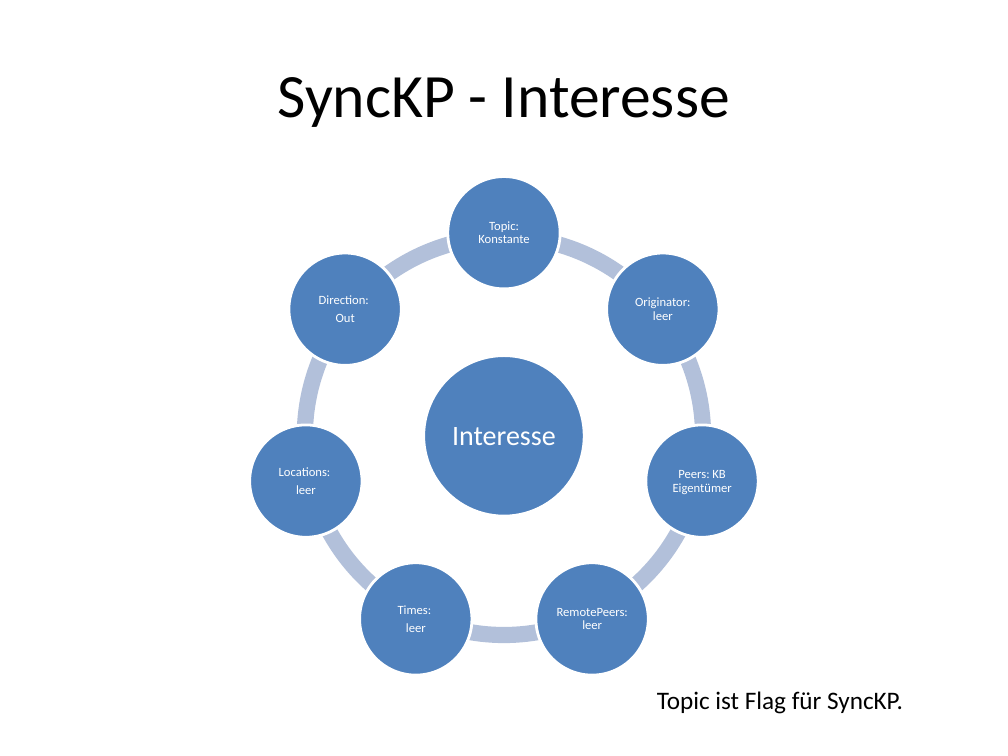
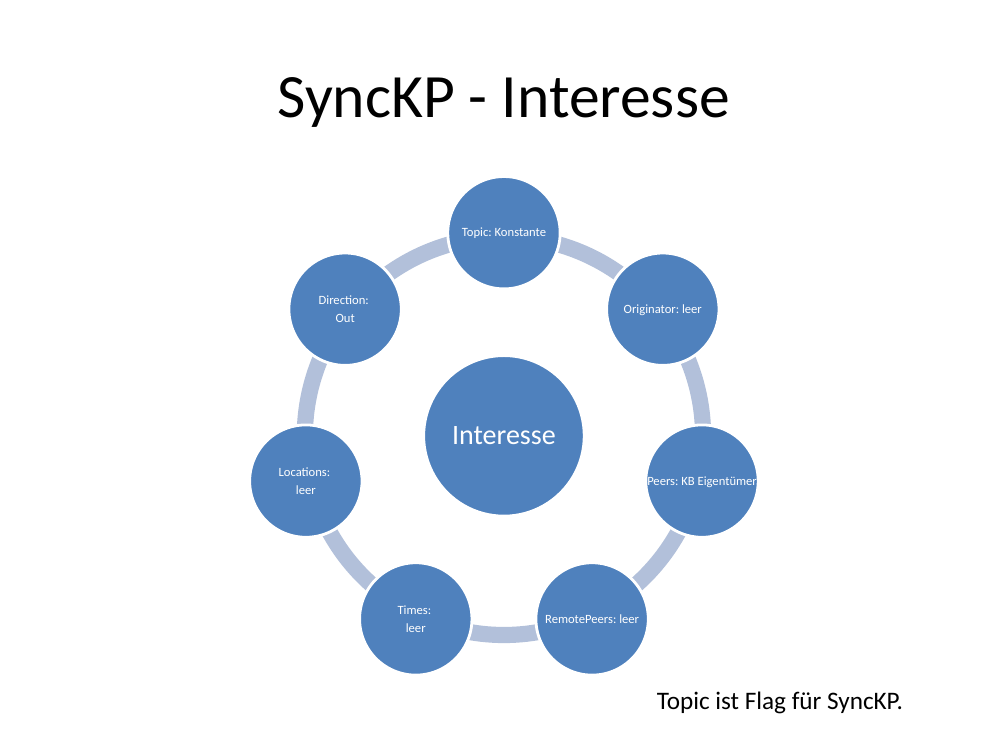
Before and after one commit to NitrosRazril/masterthesis, a slide deck: slide 10 of Text/Master.pptx (slide 6 before the commit). Drawn at 1008x756 pixels with LibreOffice and Linux fonts; fonts in the diff are those of the drawing. Boxes give left, top, right and bottom in pixels: in the first picture for what was removed or moved away, otherwise in the second. Text is boxed around its words. In the diff, an @@ line names an element or a change of style, - is before the commit and + after.

```diff
--- a/Text/Master.pptx
+++ b/Text/Master.pptx
@@ text "Topic: Konstante" rewrapped from <box>478,221,529,243</box> to <box>462,227,546,238</box> @@
@@ text "Originator: leer" rewrapped from <box>635,297,690,320</box> to <box>624,304,702,315</box> @@
@@ text "Peers: KB Eigentümer" rewrapped from <box>673,470,732,494</box> to <box>647,474,757,488</box> @@
@@ text "RemotePeers: leer" rewrapped from <box>557,608,628,629</box> to <box>545,614,639,623</box> @@
```
Also in this commit, not shown: 3 other slides changed, 4 slides added, 2 other files.
